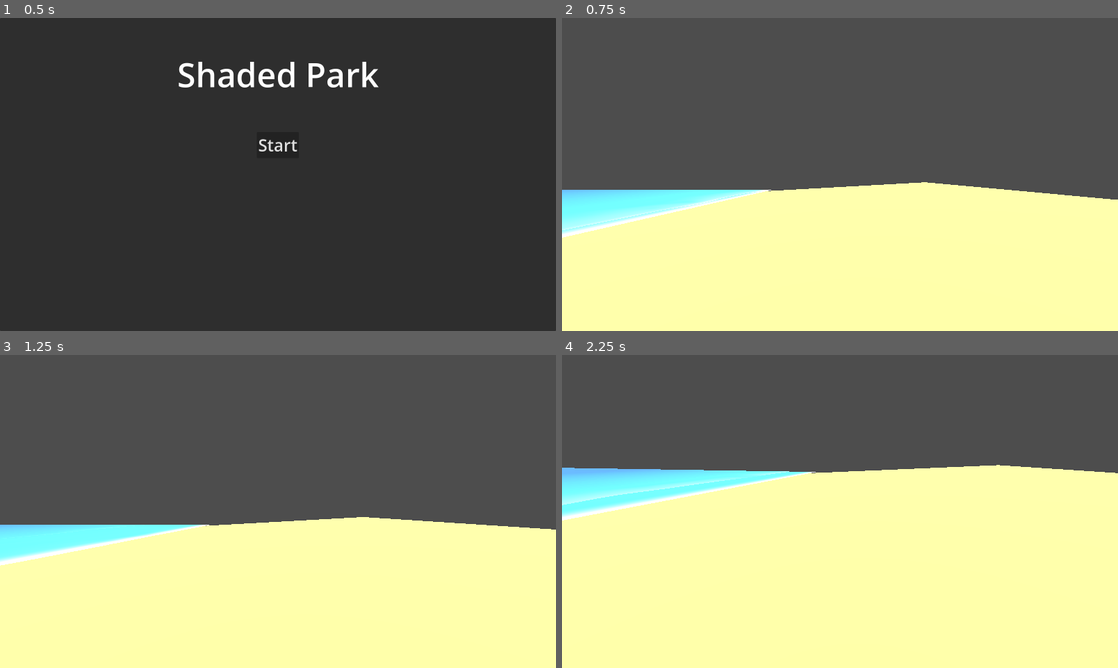
Above: before the commit, frames 1-4 (two rows, left to right).
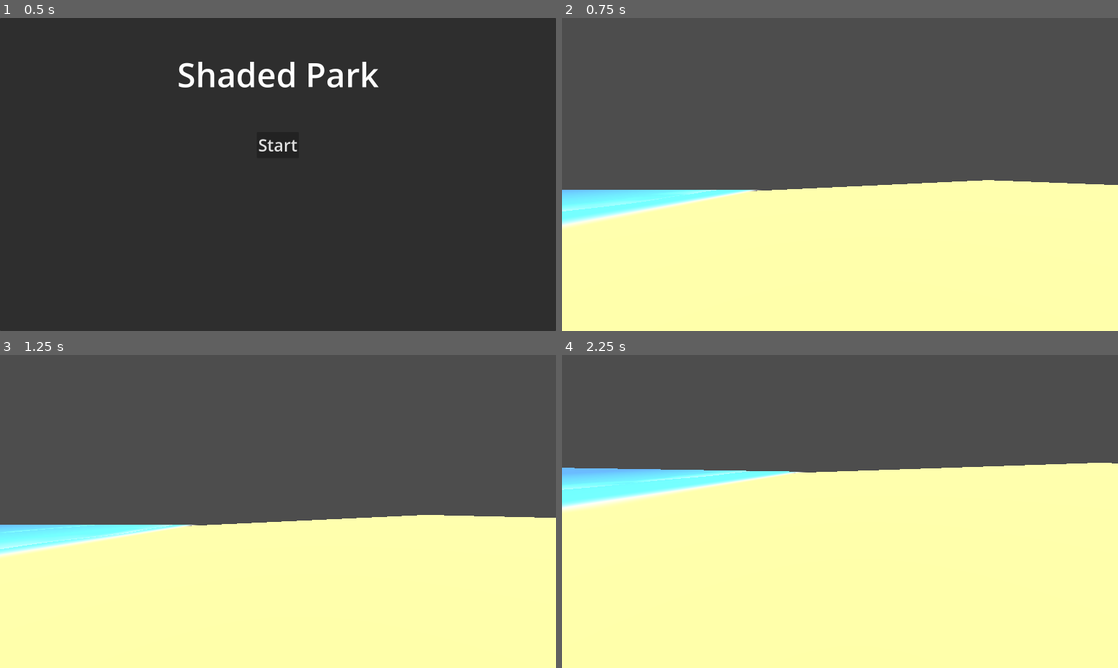
Above: after the commit, the same moments.

Repository: Spooked2/Shaded-Park
Game: Godot game, scene res://main_menu.tscn
The game is run twice, just before and just after one commit, with the same random seed, the same clock (stepped at 60 frames per second) and the same inputs.
Inputs (mouse positions are in pixels of both pictures, inside the frame that each line leads up to):
- Up to frame 1 (0.5 s): no input
- Up to frame 2 (0.75 s): click "Start" at 0.5 s
- Up to frame 3 (1.25 s): no input
- Up to frame 4 (2.25 s): move the mouse to (867, 511) at 1.27 s; hold W (move_forward) from 1.28 s (still down); move the mouse to (812, 511) at 2.02 s

Frame 1 is identical in both runs. In frame 2, 2.3% of the frame differs, in the area x 0-100%, y 51-71%; in frame 3, 2.1%; in frame 4, 2.5%, in the area x 0-100%, y 34-53%.

Commit message:
WIP added some kind of odd swash effect

Diff:
--- a/assets/shaders/beach/ocean.gdshader
+++ b/assets/shaders/beach/ocean.gdshader
@@ -27,7 +27,7 @@
 	float wave1 = wave(0.45, wave_uv.y, 0.25, 0.55);
 	float wave2 = wave(0.95, wave_uv.y, 0.6, 0.5);
 	float wave3 = wave(0.55, wave_uv.y, 0.4, 0.65);
-	float wave_sum = 0.075 * cos(wave1 + wave2 + wave3);
+	float wave_sum = 0.075 * sin(wave1 + wave2 + wave3);
 
 	float waves = smoothstep(0.5, 2.5, fract((wave_uv.x * wave_amount) + wave_sum - fract(TIME * wave_speed)));
 
@@ -43,21 +43,26 @@
 
 	waves = max(waves - wave_break_final, 0.0);
 
+	// Add swash wave
+	float swash_wave = smoothstep(0.88, 1.0, UV.x);
+	final_color += swash_wave;
+
+	float flow = cos(TAU * waves + 3.5);
+
+	// Normalize the wave so the output is always between 0 and 1
+	flow = 0.5 * (1.0 - (flow));
+	flow *= 1.5;
+
 	// Hide some of the waves in the back
 	vec2 wave_mask = step(vec2(0.0), wave_uv);
 	if (wave_mask.x > 0.0) {
 		final_color += waves;
 	}
 
-	// Add swash wave
-	float swash_wave = smoothstep(0.925, 1.0, UV.x);
-	final_color += swash_wave;
-
-	float ebb = sin(waves);
-
-	ebb = 0.5 * (1.0 - (ebb));
-
-	ALPHA -= step(0.2, ebb * swash_wave);
+	// Only apply the swash wave to the designated area
+	if (swash_wave > 0.0) {
+		ALPHA *= smoothstep(0.7, 0.2, flow * swash_wave);
+	}
 
 	ALBEDO = final_color;
 }
--- a/levels/beach/beach.tscn
+++ b/levels/beach/beach.tscn
@@ -13,7 +13,7 @@
 shader_parameter/base_color = Color(0.7613454, 0.65521103, 0.36146313, 1)
 
 [sub_resource type="PlaneMesh" id="PlaneMesh_i3yn0"]
-size = Vector2(20, 50)
+size = Vector2(35, 50)
 
 [sub_resource type="WorldBoundaryShape3D" id="WorldBoundaryShape3D_k8g7j"]
 
@@ -48,7 +48,7 @@
 shader_parameter/wave_break_noise = SubResource("NoiseTexture2D_07d7i")
 shader_parameter/wave_speed = 0.5
 shader_parameter/wave_amount = 1.1
-shader_parameter/wave_start_position = 0.7
+shader_parameter/wave_start_position = 0.5910000280725
 
 [node name="Beach" type="Node3D" unique_id=1092459270]
 
@@ -68,7 +68,7 @@
 [node name="Sand" type="StaticBody3D" parent="." unique_id=22225938]
 
 [node name="MeshInstance3D" type="MeshInstance3D" parent="Sand" unique_id=1756050013]
-transform = Transform3D(0.9984611, -0.05545555, 0, 0.05545555, 0.9984611, 0, 0, 0, 1, -0.32640266, 0.36085606, 0)
+transform = Transform3D(0.99892825, -0.04628704, 0, 0.04628704, 0.99892825, 0, 0, 0, 1, -0.32640266, 0.36085606, 0)
 material_override = SubResource("ShaderMaterial_k8g7j")
 mesh = SubResource("PlaneMesh_i3yn0")
 
